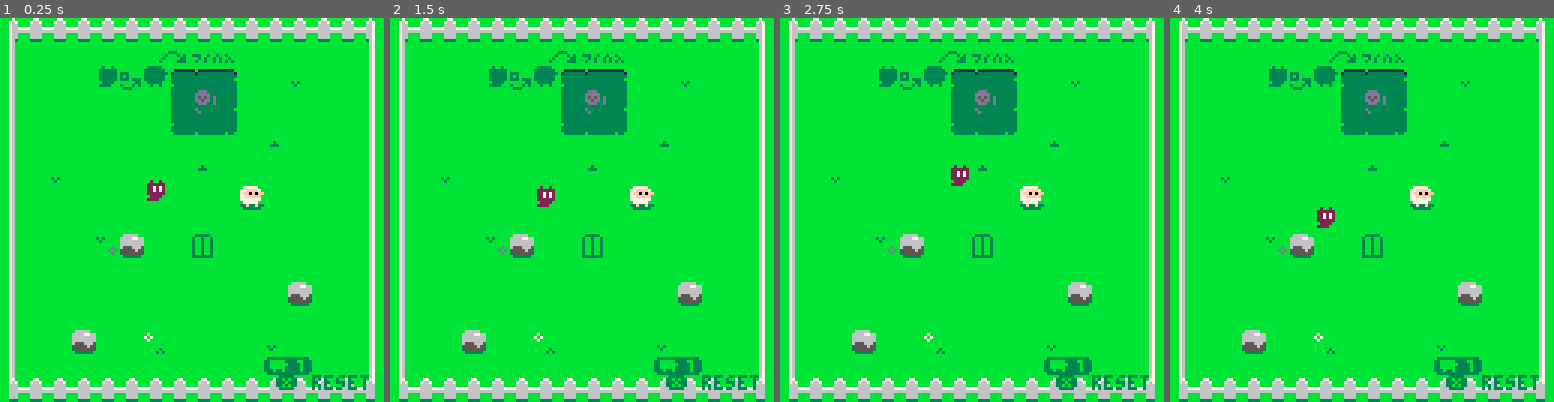
Above: before the commit, frames 1-4 (left to right).
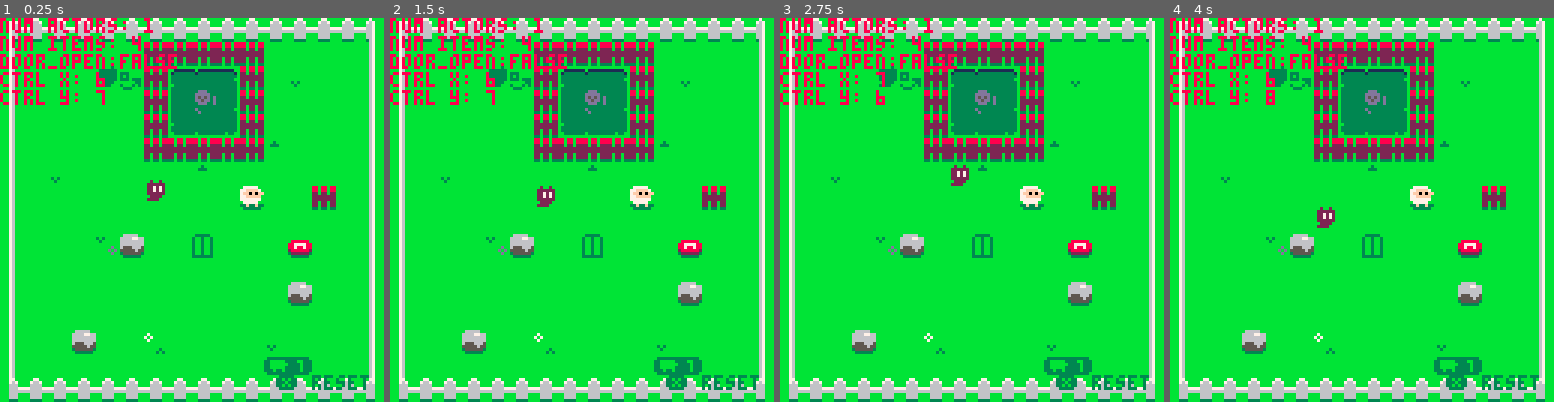
Above: after the commit, the same moments.

Repository: ethanmuller/gmtk-2020-jam
Game: PICO-8 cartridge ooc.p8
Same seed, same stepped clock (60 frames per second), same inputs: the game is played once before the commit and once after it.
Inputs:
- Up to frame 1 (0.25 s): no input
- Up to frame 2 (1.5 s): tap X (X key) at 0.33, 1.07 s; tap O (Z key) at 0.7 s
- Up to frame 3 (2.75 s): hold Right 1.6-2.1 s; tap O (Z key) at 1.7, 2.1, 2.5 s; tap X (X key) at 1.85 s; hold Up 2.15-2.42 s; hold Right from 2.47 s (still down)
- Up to frame 4 (4 s): tap O (Z key) at 2.9, 3.3, 3.7 s; tap X (X key) at 2.97 s; release Right at 3.03 s; hold Left 3.08-3.58 s; hold Down 3.63-3.97 s

The runs differ from the first frame. In frame 1, 8.2% of the frame differs, in the area x 0-88%, y 0-63%; in frame 2, 8.2%; in frame 3, 8.2%; in frame 4, 8.3%.

Commit message:
Update ooc.p8

Diff:
--- a/ooc.p8
+++ b/ooc.p8
@@ -2,7 +2,7 @@
 version 29
 __lua__
 
-dbg = false
+dbg = true
 
 ctrl = {
   out = false,
@@ -269,9 +267,6 @@
           return false
         end
       end
-      -- if item_in_cell.s == library["door"].s then
-      --   next_stage()
-      -- end
     end
   end
 
@@ -522,6 +517,14 @@
   end
 end
 
+function update_red_gate()
+  local a = actors[ctrl.target]
+
+  -- if (fget(mget(a.x + position_x, a.y + position_y)) == 8) then
+
+  -- end
+end
+
 function should_door_open()
   local count_sheep = 0
   for i,a in ipairs(actors) do
@@ -542,8 +545,6 @@
   else
     gs.door_open = false
   end
-
-  -- gs.door_open = should_door_open()
 
   local door_did_change = (gs.door_open ~= door_was_open) and not (door_was_open == nil)
 
@@ -563,6 +564,7 @@
   get_input()
   update_all_animals()
   update_door()
+  update_red_gate()
   t += 1
 end
 
@@ -800,75 +801,75 @@
 bbbbbbbbbbbbbbbbbbbbbbbbbbbbbbbbbbbbbbbbbbbbbbbbbbbbbbbbbbbbbbbbbbbbbbbbbbbbbbbbbbbbbbbbbbbbbbbbbbbbbbbbbbbbbbbbbbbbbbbbbbbbbbbb
 __gff__
 0001000000000000000000000000000000000000000000008080808000000000000000000000000080808080000000000000000000000000808080800000000000000000000000000000000000000000000002020202000000000000000000000200020202020000000000000000000001070700020000000000000000000000
-0101010000000000000000000000000001000100000000000000000000000000010001000000000000000000000000000204000000030002000000000000000000000000000000000000000000000000000000000000000000000000000000000000000000000000000000000000000000000000000000000000000000000000
+01010108000100000000000000000000010001090001000000000000000000000100010b0001000000000000000000000204000000030002000000000000000000000000000000000000000000000000000000000000000000000000000000000000000000000000000000000000000000000000000000000000000000000000
 __map__
 8081818181818181818181818181818280818181818181818181818181818182808181818181818181818181818181828081818181818181818180818181818280818181818181818181818181818182808181818181818181818181818181828081818181818181818181818181818280818181818181818181818181818182
-90b6b6b6b6b60708090ab6b6b6b6b69290b9b2b9b9b9b1b5b5b5b5b5b5b5a99290b9b2aaaab9b19ab1a9a9a9a9a99a929068686868686868686890b5b5b5409290b9b2b9b9b9b1b5b5b5b5b5b5b5a99290b9b2b9b9b9b1b5b5b5b5b5b5b5a99290b9b2b9b9b9b1b5b5b5b5b5b5b5a99290b9b2b9b9b9b1b5b5b5b5b5b5b5a992
-90b6b6b615161718191ab6b691b6b69290aaaaaaaaaa40aaaaaaaaaaaab5a99290aaaaaaaa808181818181818182a9929068aaaaaaaaaaaaaaaa90aaaab5a99290aaaaaaaaaaaaaaaaaaaaaaaab5a99290aaaaaaaaaaaa70aaaaaaaaaab5a99290aa7171aaaaaa70aaaaaa1baab5a99290aaaaaaaaaa2626aaaaaaaaaab5a992
-90b6b633b6b6b628292ab6b6b6b6b69290aaaa71aaaab4aaaaaaaaaaaaaaa99290aaaa71aa90b1a9a9a9a9a92b92a9929071aa70aa18191aaaaa90aaaaaaa9929034aa71aaaa60aaaaaaaaaaaaaaa99290aaaa71aaaab4aaaaaaaaaaaaaaa99290aaaa72aaaab4aaaaaaaaaaaaaaa99290aaaa26262626aaaaaaaa717171a992
-90b6b6b6b6b6b638393ab6b6b6b6b69290aaaab4aaaab4b4aab5aaaaaaaaa99290aaaaaaaa90aa71aaaaa1a9a9929a929068aab4aa28292aaab590aa6060a99290aaaab4aaaab4b4aab5aaaa0caaa99290aaaab4aaaab4b4aab5aa40aaaaa99290aaaab4aaaab460aab5aa40aaaaa99290aa717171712626402626716471a992
-90b6b6b6b6b6b6b6b6b6b6b5b6b6269290aaaab4aaaaaab4aaaaaaaaaaaaa99290aaaaaaaa9060aaaab4aaaaa992a9929068aab4aa38393aaaaa90aaaaaaa99290aaaab4aaaaaa71aaaaaaaaaaaaa99290aa70b4aaaaaab4aaaaaaaaaaaaa99290aa70b4aaaaaab4aa67aaaaaaaaa99290aa7164607126262626267171715792
+90b6b6b6b6b68585858585b6b6b6b69290b9b2b9b9b9b1b5b5b5b5b5b5b5a99290b9b2aaaab9b19ab1a9a9a9a9a99a929068686868686868686890b5b5b5409290b9b2b9b9b9b1b5b5b5b5b5b5b5a99290b9b2b9b9b9b1b5b5b5b5b5b5b5a99290b9b2b9b9b9b1b5b5b5b5b5b5b5a99290b9b2b9b9b9b1b5b5b5b5b5b5b5a992
+90b6b6b615168518191a85b691b6b69290aaaaaaaaaa40aaaaaaaaaaaab5a99290aaaaaaaa808181818181818182a9929068aaaaaaaaaaaaaaaa90aaaab5a99290aaaaaaaaaaaaaaaaaaaaaaaab5a99290aaaaaaaaaaaa70aaaaaaaaaab5a99290aa7171aaaaaa70aaaaaa1baab5a99290aaaaaaaaaa2626aaaaaaaaaab5a992
+90b6b6b6b6898528292a85b6b6b6b69290aaaa71aaaab4aaaaaaaaaaaaaaa99290aaaa71aa90b1a9a9a9a9a92b92a9929071aa70aa18191aaaaa90aaaaaaa9929034aa71aaaa60aaaaaaaaaaaaaaa99290aaaa71aaaab4aaaaaaaaaaaaaaa99290aaaa72aaaab4aaaaaaaaaaaaaaa99290aaaa26262626aaaaaaaa717171a992
+90b6b6b6b6898538393a85b6b6b6b69290aaaab4aaaab4b4aab5aaaaaaaaa99290aaaaaaaa90aa71aaaaa1a9a9929a929068aab4aa28292aaab590aa6060a99290aaaab4aaaab4b4aab5aaaa0caaa99290aaaab4aaaab4b4aab5aa40aaaaa99290aaaab4aaaab460aab5aa40aaaaa99290aa717171712626402626716471a992
+90b6b6b6b6b68585858585b5b6b6269290aaaab4aaaaaab4aaaaaaaaaaaaa99290aaaaaaaa9060aaaab4aaaaa992a9929068aab4aa38393aaaaa90aaaaaaa99290aaaab4aaaaaa71aaaaaaaaaaaaa99290aa70b4aaaaaab4aaaaaaaaaaaaa99290aa70b4aaaaaab4aa67aaaaaaaaa99290aa7164607126262626267171715792
 90b691b6b6b6b6b6b5b6b6b6b6b6b69290aaaa91aaa9a9a9aaaaaaaab5aaa99290aaaab2aaa081818181818181a2a9929068aa91aaaa3434aaaa90aab5aa609290aaaa91aaaa18191aaaaa9bb5aaa99290aaaa91aaaa181aaaaaaaaab5aaa99290aaaa91aaaa3535aa6767aab5aaa99290aa71717171262626aaaaaab5aaa992
-90b6b6b6b6b640b6b6b660b6b6b6b69290aaaaaaaaaa181aaaaaaaaab5aaa99290aaaaaaaaaa989898aaaaaaaaaaa992907171aaaaaa3426aaaa90aab5aaa99290aaaaaaaaaa28292a40aaaab5aaa99290aaaaaaaaaa383aaaaaaa808181818290aaaaaaaaaa2b35aaaaaa717171719290aaaaaaaa26262626aa808181818292
+90b6b6b6b6b640b6b6b660b6b685b69290aaaaaaaaaa181aaaaaaaaab5aaa99290aaaaaaaaaa989898aaaaaaaaaaa992907171aaaaaa3426aaaa90aab5aaa99290aaaaaaaaaa28292a40aaaab5aaa99290aaaaaaaaaa383aaaaaaa808181818290aaaaaaaaaa2b35aaaaaa717171719290aaaaaaaa26262626aa808181818292
 90b6b6b6b6b6b6b6b6b6b6b6b6b6b69290aaaaaaaaaa383aaab4aaaab5aaa99290aaaaaab3aaaaaaaab1aaaab5aaa9929071717171aaaaaaaab490aab560a99290aa7171aaaa38393a70aaaab5aaa99290aaaaaaaaaaaaaaaab4aa90b5aa649290aa71aaaaaaaaaaaab4aa48b557649290aaaaaa71717157aab490b4b5a19292
-90b6b6b6b471b6b60cb6b6b6b6b6b69290aa60aaaaaaaaaab3aab4aa0caaa99290aa26aaaaaaaaaaaaaab0aaaaaaa992907160aa71aaaaaab3aa9060aaaaa99290aa9baaaaaaaaaab3aab4aaaaaaa99290aa60aaaaaaaaaab3aab490aaaaa99290aa68aaaaaaaaaab3aab448aaaaa99290aa2626716471aab3aa90b1b30c9292
+90b6b6b6b471b6b60cb6b6b683b6b69290aa60aaaaaaaaaab3aab4aa0caaa99290aa26aaaaaaaaaaaaaab0aaaaaaa992907160aa71aaaaaab3aa9060aaaaa99290aa9baaaaaaaaaab3aab4aaaaaaa99290aa60aaaaaaaaaab3aab490aaaaa99290aa68aaaaaaaaaab3aab448aaaaa99290aa2626716471aab3aa90b1b30c9292
 90b6b6b6b6b6b6b6b6b6b6b6b6b6b69290aaaaaaaaaaaab3aaaab4aaaaaaa9929040aaaaaaaaaab3aaaab4aaaaaaa9929071aaaa7170aab3aaaa90aaaaaaa99290aaaaaaaaaaaab3aaaab4aaaaaaa99290aaaaaaaaaa8081818181a2aa71719290aaaaaaaaaa484848484848aa74749290aa2626717171262626a0818181a292
 90b6b6b6b6b6b6b6b6b6b6b671b6b69290aaaaaa71aaaaaaaaaaaaaa71aaa9929098aaaa71aaaaaaaaaaaaaa71aaa9929071717171baaaaaaaaa90aa71aaa99290aaaaaa71aaaaaaaaaaaaaa71aaa99290aa1baa71aa90aaaaaa68aa71aaa99290aaaaaa71aa48aaaaaa687474aaa99290aa2626262626262626262626262692
 90b6b6b6b6b6b6b6b6b6b6b6b6b6b69290aaaaaaaaaaaaaaaab5aaaab4aaa992900caaaaaaaaaaaaaab5aaaab4aaa99290bababababaaaaaaab590aab4aaa99290aaaaaaaaaa60aaaab5aaaab4aaa99290aa27aaaa80a2aaaab5aa71b4aaa99290aa27aaaa484860aab57174b4aaa99290262726aa262618191a262626262692
 90b6b671b6b6b3b6b6b6b691b6b6b692909191a1aaaaaaaaaaaaaaaaaaaaa992909191a1aaaaaaaaaaaaaaaaaaaaa992909191a1aaaaaaaaaaaa90aaaa60a992909191a1aaaaaaaaaaaaaaaaaaaaa992909160a1aa90aaaa68aaaa6872aa7092909174a1aa48aaaa68aaaa1c1e7074929091262626262628292a261c1d262692
 90b6b6b6b6b6b6b6b6b6b61c1db6b6929049aaaaaaaab1aaaaaaaa1c1daaa9929049aaaaaaaab1aaaaaaaa1c1daaa9929057aaaaaaaab1aaaaaa900c1c1da9929057aaaaaaaab1aaaaaaaa1c1eaaa992903434aaaa90b1aaaaaa711c1eaaa992907474aaaa48b1aaaa26263c1d703b92903434aa2626b138393a263c1e26a992
 a08181818181818181818181818181a2a08181818181818181818181818181a2a08181818181818181818181818181a2a0818181818181818181a081818181a2a08181818181818181818181818181a2a081818181a0818181818181818181a2a08181818181818181818181818181a2a08181818181818181818181818181a2
-8081818181818181818181818181818280818181818181818181818181818182000000000000000000000000000000000000000000000000000000000000000000000000000000000000000000000000000000000000000000000000000000000000000000000000000000000000000000000000000000000000000000000000
-90b9b2b9b9b9b1b5b5b5b5b5b5b5a99290b934343434341b343460343434a992000000000000000000000000000000000000000000000000000000000000000000000000000000000000000000000000000000000000000000000000000000000000000000000000000000000000000000000000000000000000000000000000
-90aaaaaaaaaaaaaaaaaaaaaaaab5a99290aa6034aa70aaaaaaaaaaaa3b34a992000000000000000000000000000000000000000000000000000000000000000000000000000000000000000000000000000000000000000000000000000000000000000000000000000000000000000000000000000000000000000000000000
-90aaaa71aaaab4aaaaaaaaaaaaaaa99290aa343baaaab462aa71aaaaaa34a992000000000000000000000000000000000000000000000000000000000000000000000000000000000000000000000000000000000000000000000000000000000000000000000000000000000000000000000000000000000000000000000000
-90aaaab4aaaab4b4aab5aa1baa60a992906034b43434b43434343471aa34a992000000000000000000000000000000000000000000000000000000000000000000000000000000000000000000000000000000000000000000000000000000000000000000000000000000000000000000000000000000000000000000000000
-9071717171717171aaaaaaaaaaaaa9929067673460342b3460aaaa346034a992000000000000000000000000000000000000000000000000000000000000000000000000000000000000000000000000000000000000000000000000000000000000000000000000000000000000000000000000000000000000000000000000
-9071aa91aaaa2571aaaa60aab5aaa992905767673434343434341b3434aaa992000000000000000000000000000000000000000000000000000000000000000000000000000000000000000000000000000000000000000000000000000000000000000000000000000000000000000000000000000000000000000000000000
-90713baaaaaa2571aaaaaaaab5aaa99290717171717171717171717171717192000000000000000000000000000000000000000000000000000000000000000000000000000000000000000000000000000000000000000000000000000000000000000000000000000000000000000000000000000000000000000000000000
-9071717171717171aab4aaaab5aaa99290343434342b3434673434343470a992000000000000000000000000000000000000000000000000000000000000000000000000000000000000000000000000000000000000000000000000000000000000000000000000000000000000000000000000000000000000000000000000
-90aa60aaaaaaaaaab3aab4aa2baaa992903b3434343434713464346034aaa992000000000000000000000000000000000000000000000000000000000000000000000000000000000000000000000000000000000000000000000000000000000000000000000000000000000000000000000000000000000000000000000000
-90aaaaaaaa60aab3aaaab4aaaaaaa99290aa3462aa60343434aab43434aaa992000000000000000000000000000000000000000000000000000000000000000000000000000000000000000000000000000000000000000000000000000000000000000000000000000000000000000000000000000000000000000000000000
-90aaaaaa71aaaaaaaaaaaaaa71aaa99290aa34aa343434342baa717171717192000000000000000000000000000000000000000000000000000000000000000000000000000000000000000000000000000000000000000000000000000000000000000000000000000000000000000000000000000000000000000000000000
-90aaaaaaaaaaaaaaaab5aaaab4aa649290aa713b34703460343471aa34623492000000000000000000000000000000000000000000000000000000000000000000000000000000000000000000000000000000000000000000000000000000000000000000000000000000000000000000000000000000000000000000000000
-909191a1aaaa3baaaaaaaaaaaaaaa992903434a160343434aaaa712c1daaa992000000000000000000000000000000000000000000000000000000000000000000000000000000000000000000000000000000000000000000000000000000000000000000000000000000000000000000000000000000000000000000000000
-9040aaaaaaaab1aaaaaaaa1c2daaa9929034aaaaaaaab1aaaaaa711c3faa2b92000000000000000000000000000000000000000000000000000000000000000000000000000000000000000000000000000000000000000000000000000000000000000000000000000000000000000000000000000000000000000000000000
-a08181818181818181818181818181a2a08181818181818181818181818181a2000000000000000000000000000000000000000000000000000000000000000000000000000000000000000000000000000000000000000000000000000000000000000000000000000000000000000000000000000000000000000000000000
-…(38 lines of a section not shown)…
+8081818181818181818181818181818200000000000000000000000000000000000000000000000000000000000000000000000000000000000000000000000000000000000000000000000000000000000000000000000000000000000000000000000000000000000000000000000000000000000000000000000000000000
+90b9b2b9b9b9b1b5b5b5b5b5b5b5a99200000000000000000000000000000000000000000000000000000000000000000000000000000000000000000000000000000000000000000000000000000000000000000000000000000000000000000000000000000000000000000000000000000000000000000000000000000000
+90aaaaaaaaaaaaaaaaaaaaaaaab5a99200000000000000000000000000000000000000000000000000000000000000000000000000000000000000000000000000000000000000000000000000000000000000000000000000000000000000000000000000000000000000000000000000000000000000000000000000000000
+90aaaa71aaaab4aaaaaaaaaaaaaaa99200000000000000000000000000000000000000000000000000000000000000000000000000000000000000000000000000000000000000000000000000000000000000000000000000000000000000000000000000000000000000000000000000000000000000000000000000000000
+90aaaab4aaaab4b4aab5aa1baa60a99200000000000000000000000000000000000000000000000000000000000000000000000000000000000000000000000000000000000000000000000000000000000000000000000000000000000000000000000000000000000000000000000000000000000000000000000000000000
+9071717171717171aaaaaaaaaaaaa99200000000000000000000000000000000000000000000000000000000000000000000000000000000000000000000000000000000000000000000000000000000000000000000000000000000000000000000000000000000000000000000000000000000000000000000000000000000
+9071aa91aaaa2571aaaa60aab5aaa99200000000000000000000000000000000000000000000000000000000000000000000000000000000000000000000000000000000000000000000000000000000000000000000000000000000000000000000000000000000000000000000000000000000000000000000000000000000
+90713baaaaaa2571aaaaaaaab5aaa99200000000000000000000000000000000000000000000000000000000000000000000000000000000000000000000000000000000000000000000000000000000000000000000000000000000000000000000000000000000000000000000000000000000000000000000000000000000
+9071717171717171aab4aaaab5aaa99200000000000000000000000000000000000000000000000000000000000000000000000000000000000000000000000000000000000000000000000000000000000000000000000000000000000000000000000000000000000000000000000000000000000000000000000000000000
+90aa60aaaaaaaaaab3aab4aa2baaa99200000000000000000000000000000000000000000000000000000000000000000000000000000000000000000000000000000000000000000000000000000000000000000000000000000000000000000000000000000000000000000000000000000000000000000000000000000000
+90aaaaaaaa60aab3aaaab4aaaaaaa99200000000000000000000000000000000000000000000000000000000000000000000000000000000000000000000000000000000000000000000000000000000000000000000000000000000000000000000000000000000000000000000000000000000000000000000000000000000
+90aaaaaa71aaaaaaaaaaaaaa71aaa99200000000000000000000000000000000000000000000000000000000000000000000000000000000000000000000000000000000000000000000000000000000000000000000000000000000000000000000000000000000000000000000000000000000000000000000000000000000
+90aaaaaaaaaaaaaaaab5aaaab4aa649200000000000000000000000000000000000000000000000000000000000000000000000000000000000000000000000000000000000000000000000000000000000000000000000000000000000000000000000000000000000000000000000000000000000000000000000000000000
+909191a1aaaa3baaaaaaaaaaaaaaa99200000000000000000000000000000000000000000000000000000000000000000000000000000000000000000000000000000000000000000000000000000000000000000000000000000000000000000000000000000000000000000000000000000000000000000000000000000000
+9040aaaaaaaab1aaaaaaaa1c2daaa99200000000000000000000000000000000000000000000000000000000000000000000000000000000000000000000000000000000000000000000000000000000000000000000000000000000000000000000000000000000000000000000000000000000000000000000000000000000
+a08181818181818181818181818181a200000000000000000000000000000000000000000000000000000000000000000000000000000000000000000000000000000000000000000000000000000000000000000000000000000000000000000000000000000000000000000000000000000000000000000000000000000000
+…(38 lines of a section not shown)…
